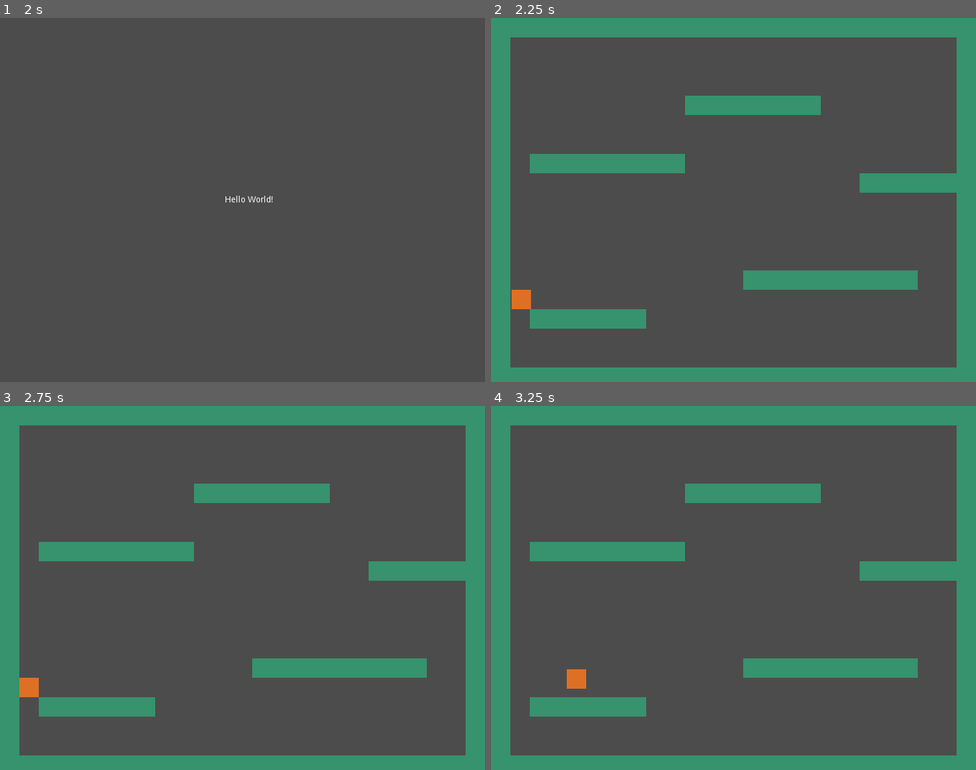
Above: before the commit, frames 1-4 (two rows, left to right).
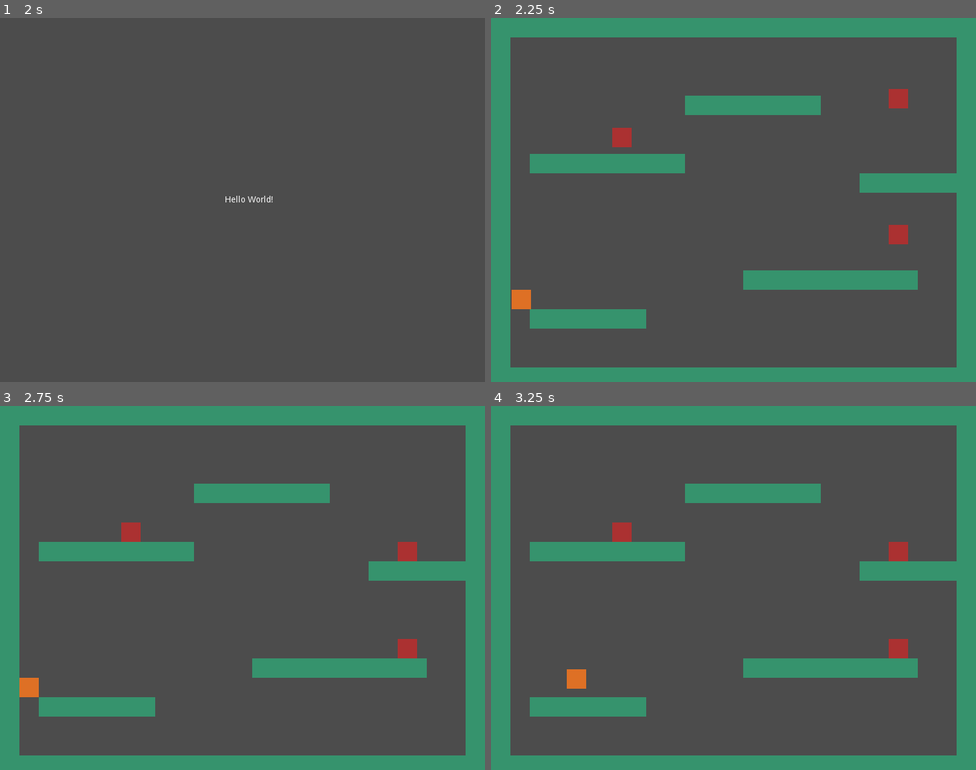
Above: after the commit, the same moments.

Repository: autto91/GameOff2021
Game: Godot game, scene res://scenes/main/Main.tscn
Two runs of this game, one before a commit and one after it. Both use one fixed random seed, a clock stepped at 60 frames per second and the inputs below.
Inputs:
- Up to frame 1 (2 s): tap Enter at 0.5 s; hold Shift (p_run) 0.53-1.28 s; hold Right (p_right) from 0.53 s (still down); tap Space (p_jump) at 0.77, 1.25, 1.52 s; tap Shift (p_run) at 1.35 s
- Up to frame 2 (2.25 s): tap Enter at 2 s; release Right (p_right) at 2.03 s; hold Left (p_left) from 2.03 s (still down); hold Shift (p_run) from 2.03 s (still down)
- Up to frame 3 (2.75 s): keep holding Left (p_left); keep holding Shift (p_run)
- Up to frame 4 (3.25 s): release Left (p_left) at 2.78 s; release Shift (p_run) at 2.78 s; hold Right (p_right) from 2.78 s (still down); tap Shift (p_run) at 2.85 s; tap Space (p_jump) at 3.02 s

Frame 1 is identical in both runs. In frame 2, 0.6% of the frame differs, in the area x 25-86%, y 19-63%; in frame 3, 0.6%; in frame 4, 0.6%.

Commit message:
linting fixes and added enemy group to debug level

Diff:
--- a/src/entities/enemy-one/EnemyOne.tscn
+++ b/src/entities/enemy-one/EnemyOne.tscn
@@ -1,11 +1,13 @@
-[gd_scene load_steps=3 format=2]
+[gd_scene load_steps=4 format=2]
 
 [ext_resource path="res://assets/enemy-one.png" type="Texture" id=1]
+[ext_resource path="res://entities/enemy-one/enemy_one.gd" type="Script" id=2]
 
 [sub_resource type="RectangleShape2D" id=1]
 extents = Vector2( 16, 16 )
 
 [node name="EnemyOne" type="KinematicBody2D"]
+script = ExtResource( 2 )
 __meta__ = {
 "_edit_group_": true
 }
--- /dev/null
+++ b/src/entities/enemy-one/enemy_one.gd
@@ -0,0 +1,10 @@
+class_name EnemyOne
+extends KinematicBody2D
+
+const gravity := 1000
+
+var velocity = Vector2.ZERO
+
+func _physics_process(delta: float) -> void:
+	velocity.y += gravity * delta
+	velocity = move_and_slide(velocity, Vector2.UP)
--- a/src/entities/player/Player.tscn
+++ b/src/entities/player/Player.tscn
@@ -1,7 +1,7 @@
 [gd_scene load_steps=4 format=2]
 
 [ext_resource path="res://assets/robot.png" type="Texture" id=1]
-[ext_resource path="res://entities/player/Player.gd" type="Script" id=2]
+[ext_resource path="res://entities/player/player.gd" type="Script" id=2]
 
 [sub_resource type="RectangleShape2D" id=1]
 extents = Vector2( 16, 16 )
--- a/src/levels/Debug.tscn
+++ b/src/levels/Debug.tscn
@@ -1,7 +1,8 @@
-[gd_scene load_steps=3 format=2]
+[gd_scene load_steps=4 format=2]
 
-[ext_resource path="res://tilesets/debug-tiles.tres" type="TileSet" id=1]
+[ext_resource path="res://tilesets/debug_tiles.tres" type="TileSet" id=1]
 [ext_resource path="res://entities/player/Player.tscn" type="PackedScene" id=2]
+[ext_resource path="res://entities/enemy-one/EnemyOne.tscn" type="PackedScene" id=3]
 
 [node name="Debug" type="Node2D"]
 
@@ -13,3 +14,14 @@
 cell_size = Vector2( 32, 32 )
 format = 1
 tile_data = PoolIntArray( 0, 0, 0, 1, 0, 0, 2, 0, 0, 3, 0, 0, 4, 0, 0, 5, 0, 0, 6, 0, 0, 7, 0, 0, 8, 0, 0, 9, 0, 0, 10, …(1490 unchanged characters)…
+
+[node name="Enemies" type="Node2D" parent="."]
+
+[node name="EnemyOne" parent="Enemies" instance=ExtResource( 3 )]
+position = Vector2( 216, 168 )
+
+[node name="EnemyTwo" parent="Enemies" instance=ExtResource( 3 )]
+position = Vector2( 672, 104 )
+
+[node name="EnemyThree" parent="Enemies" instance=ExtResource( 3 )]
+position = Vector2( 672, 328 )
--- a/src/project.godot
+++ b/src/project.godot
@@ -9,17 +9,29 @@
 config_version=4
 
 _global_script_classes=[ {
+"base": "KinematicBody2D",
+"class": "EnemyOne",
+"language": "GDScript",
+"path": "res://entities/enemy-one/enemy_one.gd"
+}, {
+"base": "Node",
+"class": "InputManager",
+"language": "GDScript",
+"path": "res://services/input_manager.gd"
+}, {
 "base": "Node",
 "class": "Main",
 "language": "GDScript",
-"path": "res://scenes/main/Main.gd"
+"path": "res://scenes/main/main.gd"
 }, {
 "base": "KinematicBody2D",
 "class": "Player",
 "language": "GDScript",
-"path": "res://entities/player/Player.gd"
+"path": "res://entities/player/player.gd"
 } ]
 _global_script_class_icons={
+"EnemyOne": "",
+"InputManager": "",
 "Main": "",
 "Player": ""
 }
@@ -29,6 +41,10 @@
 config/name="GameOff2021"
 run/main_scene="res://scenes/main/Main.tscn"
 config/icon="res://icon.png"
+
+[autoload]
+
+input_manager="*res://services/input_manager.gd"
 
 [display]
 
@@ -62,6 +78,12 @@
 , Object(InputEventJoypadButton,"resource_local_to_scene":false,"resource_name":"","device":0,"button_index":2,"pressure":0.0,"pressed":false,"script":null)
  ]
 }
+g_quit={
+"deadzone": 0.5,
+"events": [ Object(InputEventKey,"resource_local_to_scene":false,"resource_name":"","device":0,"alt":false,"shift":false,"control":false,"meta":false,"command":false,"pressed":false,"scancode":16777217,"unicode":0,"echo":false,"script":null)
+, Object(InputEventJoypadButton,"resource_local_to_scene":false,"resource_name":"","device":0,"button_index":10,"pressure":0.0,"pressed":false,"script":null)
+ ]
+}
 
 [physics]
 
--- a/src/scenes/main/Main.gd
+++ b/src/scenes/main/Main.gd
@@ -4,5 +4,4 @@
 
 func _ready() -> void:
 	yield(get_tree().create_timer(2.0), 'timeout')
-
 	var _scene := get_tree().change_scene("res://levels/Debug.tscn")
--- a/src/scenes/main/Main.tscn
+++ b/src/scenes/main/Main.tscn
@@ -1,6 +1,6 @@
 [gd_scene load_steps=2 format=2]
 
-[ext_resource path="res://scenes/main/Main.gd" type="Script" id=1]
+[ext_resource path="res://scenes/main/main.gd" type="Script" id=1]
 
 [node name="Main" type="Node"]
 script = ExtResource( 1 )
--- /dev/null
+++ b/src/services/input_manager.gd
@@ -0,0 +1,8 @@
+class_name InputManager
+extends Node
+
+const Test := 'hello'
+
+func _input(event: InputEvent) -> void:
+	if event.is_action_pressed('g_quit'):
+		get_tree().quit()
Renamed: src/tilesets/debug-tiles.tres -> src/tilesets/debug_tiles.tres
